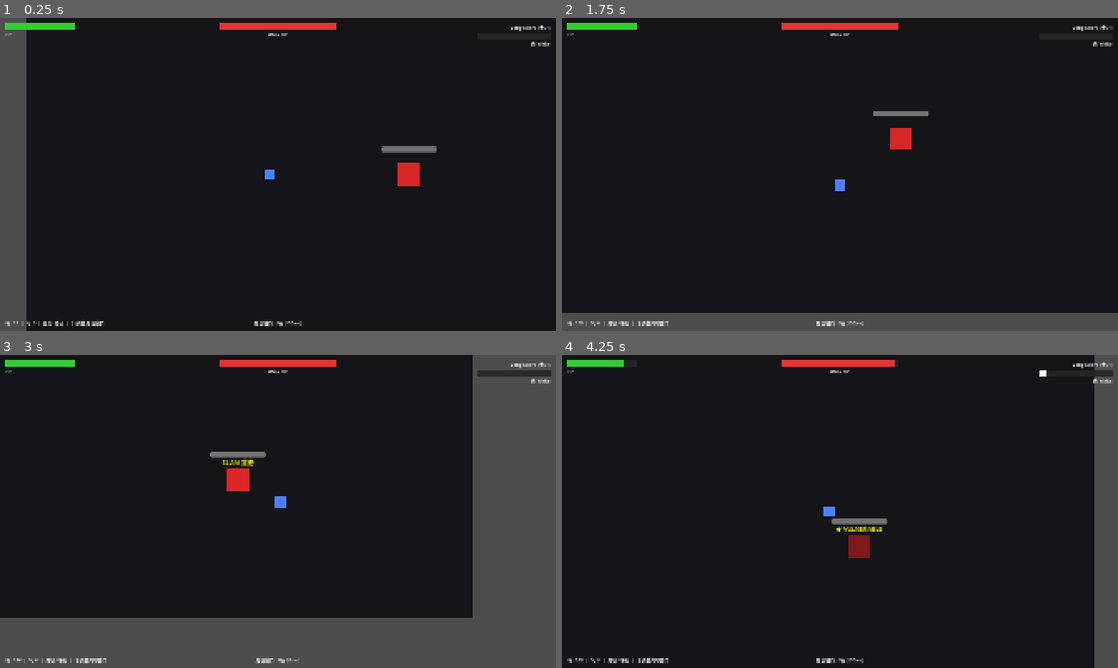
Above: before the commit, frames 1-4 (two rows, left to right).
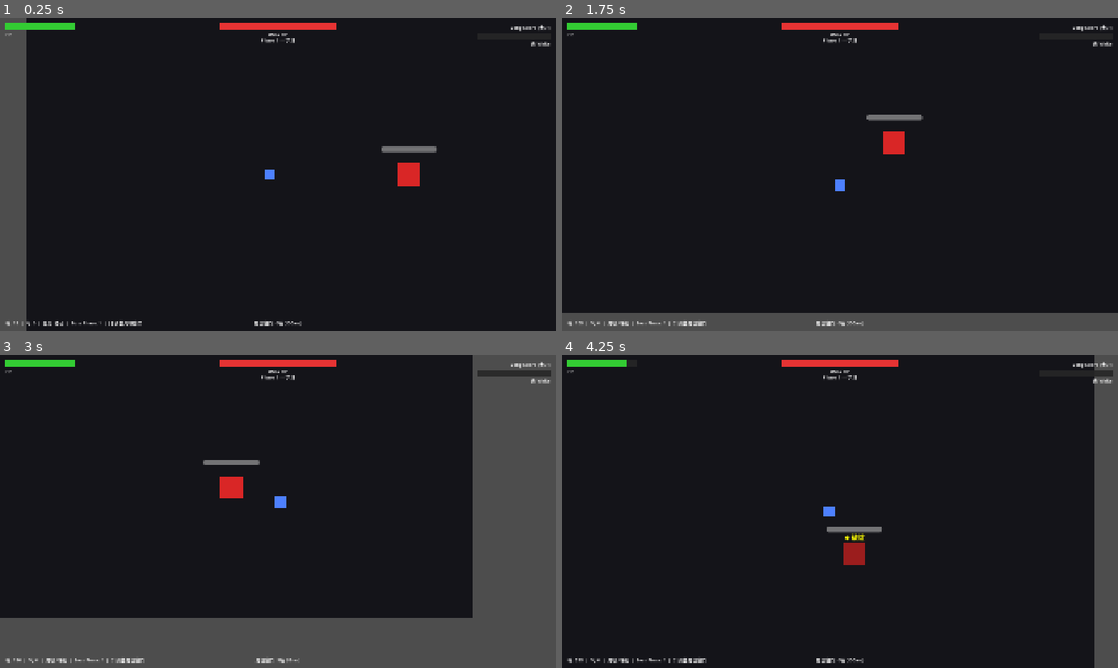
Above: after the commit, the same moments.

Repository: cyclonemagnum/claude_game_studios
Game: Godot game, scene res://main.tscn
Same seed, same stepped clock (60 frames per second), same inputs: the game is played once before the commit and once after it.
Inputs:
- Up to frame 1 (0.25 s): no input
- Up to frame 2 (1.75 s): hold D (move_right) 0.53-1.28 s; tap J (attack) at 0.6, 1.35 s; hold S (move_down) from 1.28 s (still down)
- Up to frame 3 (3 s): release S (move_down) at 2.03 s; hold D (move_right) 2.03-2.78 s; tap K (dodge) at 2.1 s; tap J (attack) at 2.3 s; hold W (move_up) from 2.78 s (still down); tap [ (parry_window_decrease) at 2.85 s
- Up to frame 4 (4.25 s): tap J (attack) at 3.05, 3.8 s; release W (move_up) at 3.53 s; hold A (move_left) from 3.53 s (still down); hold ] (parry_window_increase) from 3.53 s (still down)

The runs differ from the first frame. In frame 1, 0.2% of the frame differs, in the area x 12-53%, y 6-99%; in frame 2, 0.7%; in frame 3, 0.9%; in frame 4, 1.1%, in the area x 6-88%, y 1-99%.

Commit message:
feat: Boss 三阶段行为系统 + 5招式半随机 + 连招 + HUD阶段指示
Boss AI 重构：
- 三阶段(HP 100%→60%→30%): 学习→狂暴化→极限
- 5招式: SLAM重击/SWEEP横扫/CHARGE冲撞/LEAP跳砸/COMBO连斩
- 半随机选招: 不重复同招、Phase限制招式池、見切后倾向快招
- Phase 3 有40%概率打连招链
- LEAP跳砸有抛物线位移到玩家位置
- 差异化Recovery破绽窗口(0.6s~1.5s)
- 阶段转换1.5s闪烁动画

HUD更新：
- Boss血条下方阶段指示器(Phase 1/2/3 + 颜色)
- 阶段转换全屏闪烁
- 見切成功通知Boss(影响下次选招权重)

Co-Authored-By: Claude Opus 4.6 (1M context) <noreply@anthropic.com>

Diff:
--- a/prototypes/combat-feel/boss.gd
+++ b/prototypes/combat-feel/boss.gd
@@ -1,50 +1,120 @@
 # PROTOTYPE - NOT FOR PRODUCTION
 extends CharacterBody2D
 
-## Simple boss with 3 attack patterns and clear visual telegraphs.
-
+## Boss with 3 phases, 5 attacks, weighted-random selection, and combo chains.
+## Phase 1 (100%-60%): learning — slow, 2 attacks.
+## Phase 2 (60%-30%): pressure — faster, 4 attacks.
+## Phase 3 (<30%): frenzy — fastest, all attacks + combos.
+
+# --- Tuning constants ---
 const MAX_HP: int = 500
 const MOVE_SPEED: float = 120.0
 const ATTACK_RANGE: float = 140.0
-const IDLE_TIME_MIN: float = 1.0
-const IDLE_TIME_MAX: float = 2.0
-
+const IDLE_TIME_MIN: float = 0.8
+const IDLE_TIME_MAX: float = 1.6
+
+# Phase thresholds (fraction of MAX_HP)
+const PHASE2_THRESHOLD: float = 0.6
+const PHASE3_THRESHOLD: float = 0.3
+const PHASE_TRANSITION_DURATION: float = 1.5
+
+# Combo probability in Phase 3
+const COMBO_CHAIN_CHANCE: float = 0.4
+
+# Colors
 const COLOR_IDLE: Color = Color(0.85, 0.15, 0.15)
 const COLOR_TELEGRAPH: Color = Color(1.0, 0.6, 0.0)
 const COLOR_ATTACKING: Color = Color(1.0, 0.0, 0.0)
 const COLOR_RECOVERY: Color = Color(0.5, 0.1, 0.1)
-
-# Signals
+const COLOR_PHASE_TRANSITION: Color = Color(1.0, 1.0, 1.0)
+
+const PHASE_COLORS: Array[Color] = [
+	Color(0.85, 0.15, 0.15),   # Phase 1 — red
+	Color(0.9, 0.4, 0.05),     # Phase 2 — orange
+	Color(0.7, 0.0, 0.3),      # Phase 3 — crimson-purple
+]
+
+# --- Attack definitions ---
+enum AttackType { SLAM, SWEEP, CHARGE, LEAP, COMBO }
+
+const ATTACK_NAMES: Array[String] = [
+	"SLAM 重击", "SWEEP 横扫", "CHARGE 冲撞", "LEAP 跳砸", "COMBO 连斩",
+]
+
+# Per-phase telegraph speed multiplier (1.0 = base speed)
+const PHASE_SPEED: Array[float] = [1.0, 0.7, 0.45]
+
+# Base telegraph times (scaled by PHASE_SPEED)
+const BASE_TELEGRAPH: Array[float] = [1.0, 0.8, 0.5, 0.9, 0.35]
+
+# Recovery times per attack — the breakwindow
+const RECOVERY_TIMES: Array[float] = [1.2, 0.6, 1.0, 0.8, 1.5]
+
+# Damage per attack
+const ATTACK_DAMAGES: Array[int] = [25, 15, 30, 35, 12]
+const COMBO_SECOND_HIT_DAMAGE: int = 18
+
+# Attack ranges
+const ATTACK_RANGES: Array[float] = [120.0, 180.0, 250.0, 150.0, 130.0]
+
+# Active hitbox windows
+const ACTIVE_WINDOWS: Array[float] = [0.15, 0.2, 0.25, 0.15, 0.12]
+
+# LEAP specifics
+const LEAP_JUMP_DURATION: float = 0.5
+const LEAP_HEIGHT_OFFSET: float = -80.0   # visual only, move Y offset
+
+# CHARGE specifics
+const CHARGE_SPEED: float = 450.0
+
+# Attack weights per phase — [SLAM, SWEEP, CHARGE, LEAP, COMBO]
+# Zero means unavailable in that phase
+const PHASE_WEIGHTS: Array[Array] = [
+	[3, 2, 0, 0, 0],   # Phase 1: SLAM + SWEEP only
+	[2, 2, 2, 2, 0],   # Phase 2: + CHARGE + LEAP
+	[1, 1, 2, 2, 3],   # Phase 3: all + COMBO favored
+]
+
+# Weight boost for fast attacks after being parried
+const PARRIED_FAST_BOOST: int = 3
+
+# --- Signals ---
 signal health_changed(current: int, maximum: int)
 signal defeated()
 signal attack_telegraphed(attack_name: String)
 signal attack_landed(damage: int, position: Vector2)
-
-# State machine
-enum BossState { IDLE, MOVING, TELEGRAPH, ATTACKING, RECOVERY, DEAD }
+signal phase_changed(new_phase: int)
+
+# --- State machine ---
+enum BossState { IDLE, MOVING, TELEGRAPH, ATTACKING, RECOVERY, PHASE_TRANSITION, LEAP_AIRBORNE, COMBO_GAP, DEAD }
 var _state: BossState = BossState.IDLE
 var _state_timer: float = 0.0
 
-enum AttackType { SLAM, SWEEP, CHARGE }
 var _current_attack: AttackType = AttackType.SLAM
-var _attack_cycle: int = 0
-
-const ATTACK_NAMES: Array[String] = ["SLAM 重击", "SWEEP 横扫", "CHARGE 冲撞"]
-const TELEGRAPH_TIMES: Array[float] = [1.0, 0.7, 0.5]
-const RECOVERY_TIMES: Array[float] = [1.0, 0.8, 0.5]
-const ATTACK_DAMAGES: Array[int] = [20, 15, 25]
-const ATTACK_RANGES: Array[float] = [120.0, 160.0, 200.0]
-const ACTIVE_WINDOWS: Array[float] = [0.15, 0.2, 0.25]
-
+var _last_attack: AttackType = AttackType.SLAM
 var _hp: int = MAX_HP
-var _player: Node = null
+var _phase: int = 0   # 0, 1, 2 (maps to Phase 1, 2, 3)
+
+var _attack_hit_this_swing: bool = false
+var _charge_velocity: Vector2 = Vector2.ZERO
+var _was_parried: bool = false   # set by player via signal, reset after next attack pick
+
+# LEAP state
+var _leap_origin: Vector2 = Vector2.ZERO
+var _leap_target: Vector2 = Vector2.ZERO
+var _leap_elapsed: float = 0.0
+var _leap_base_y_offset: float = 0.0
+
+# COMBO state
+var _combo_hit_index: int = 0   # 0 = first hit, 1 = second hit
+
+# Phase transition
+var _transition_flash_timer: float = 0.0
+
+# References
+var _player_ref: CharacterBody2D = null
 var _body_rect: ColorRect = null
 var _label: Label = null
-var _attack_hit_this_swing: bool = false
-var _charge_velocity: Vector2 = Vector2.ZERO
-
-# Reference to player's long_sword for iai window notification
-var _player_ref: CharacterBody2D = null
 
 
 func _ready() -> void:
@@ -58,6 +128,11 @@
 	_player_ref = p
 
 
+func notify_parried() -> void:
+	_was_parried = true
+
+
+# --- Main loop ---
 func _physics_process(delta: float) -> void:
 	if _state == BossState.DEAD:
 		return
@@ -75,11 +150,21 @@
 			_tick_attacking(delta)
 		BossState.RECOVERY:
 			_tick_recovery(delta)
-
-	move_and_slide()
-
-
-func _tick_idle(delta: float) -> void:
+		BossState.PHASE_TRANSITION:
+			_tick_phase_transition(delta)
+		BossState.LEAP_AIRBORNE:
+			_tick_leap_airborne(delta)
+		BossState.COMBO_GAP:
+			_tick_combo_gap(delta)
+
+	# Only apply physics movement for non-leap states
+	if _state != BossState.LEAP_AIRBORNE:
+		move_and_slide()
+
+
+# --- State ticks ---
+
+func _tick_idle(_delta: float) -> void:
 	velocity = Vector2.ZERO
 	if _state_timer <= 0.0:
 		_enter_move()
@@ -92,18 +177,17 @@
 	var to_player := _player_ref.global_position - global_position
 	var dist := to_player.length()
 	if dist > ATTACK_RANGE:
-		velocity = to_player.normalized() * MOVE_SPEED
+		velocity = to_player.normalized() * MOVE_SPEED * (1.0 + _phase * 0.15)
 	else:
 		velocity = Vector2.ZERO
 		_enter_telegraph()
 
 
-func _tick_telegraph(delta: float) -> void:
-	velocity = Vector2.ZERO
-	# Pulse color during telegraph
+func _tick_telegraph(_delta: float) -> void:
+	velocity = Vector2.ZERO
 	var pulse := sin(_state_timer * TAU * 3.0) * 0.5 + 0.5
 	if _body_rect:
-		_body_rect.color = COLOR_IDLE.lerp(COLOR_TELEGRAPH, 1.0 - pulse)
+		_body_rect.color = PHASE_COLORS[_phase].lerp(COLOR_TELEGRAPH, 1.0 - pulse)
 
 	if _state_timer <= 0.0:
 		_enter_attack()
@@ -119,21 +203,95 @@
 		_check_attack_hit()
 
 	if _state_timer <= 0.0:
+		# COMBO: after first hit, go to gap then second hit
+		if _current_attack == AttackType.COMBO and _combo_hit_index == 0:
+			_enter_combo_gap()
+			return
 		_enter_recovery()
 
 
 func _tick_recovery(delta: float) -> void:
 	velocity = Vector2.ZERO
+	# Visual: lerp from dark recovery color back to phase idle color
+	if _body_rect and RECOVERY_TIMES[_current_attack] > 0.0:
+		var total: float = RECOVERY_TIMES[_current_attack]
+		var remaining: float = max(_state_timer, 0.0)
+		var t: float = 1.0 - (remaining / total)
+		_body_rect.color = COLOR_RECOVERY.lerp(PHASE_COLORS[_phase], t)
+
 	if _state_timer <= 0.0:
-		_attack_cycle += 1
+		# Phase 3 combo chain chance — immediately attack again
+		if _phase == 2 and randf() < COMBO_CHAIN_CHANCE and _current_attack != AttackType.COMBO:
+			_enter_telegraph()
+			return
 		_enter_idle()
 
+
+func _tick_phase_transition(delta: float) -> void:
+	velocity = Vector2.ZERO
+	_transition_flash_timer += delta
+	# Flash between white and phase color
+	if _body_rect:
+		var flash := sin(_transition_flash_timer * TAU * 4.0) * 0.5 + 0.5
+		_body_rect.color = PHASE_COLORS[_phase].lerp(COLOR_PHASE_TRANSITION, flash)
+
+	if _state_timer <= 0.0:
+		if _body_rect:
+			_body_rect.color = PHASE_COLORS[_phase]
+		if _label:
+			_label.text = ""
+		_enter_idle()
+
+
+func _tick_leap_airborne(delta: float) -> void:
+	_leap_elapsed += delta
+	var t: float = _leap_elapsed / LEAP_JUMP_DURATION
+
+	if t >= 1.0:
+		# Land
+		global_position = _leap_target
+		if _body_rect:
+			_body_rect.position.y = 0.0
+		# Enter attacking state for the landing hit
+		_state = BossState.ATTACKING
+		_state_timer = ACTIVE_WINDOWS[AttackType.LEAP]
+		_attack_hit_this_swing = false
+		if _body_rect:
+			_body_rect.color = COLOR_ATTACKING
+		return
+
+	# Parabolic arc: horizontal lerp + vertical arc
+	global_position = _leap_origin.lerp(_leap_target, t)
+	# Visual vertical offset (parabola: -4h*t*(t-1))
+	var height: float = LEAP_HEIGHT_OFFSET * (-4.0 * t * (t - 1.0))
+	if _body_rect:
+		_body_rect.position.y = height
+
+
+func _tick_combo_gap(_delta: float) -> void:
+	velocity = Vector2.ZERO
+	if _state_timer <= 0.0:
+		# Second hit
+		_combo_hit_index = 1
+		_state = BossState.ATTACKING
+		_state_timer = ACTIVE_WINDOWS[AttackType.COMBO]
+		_attack_hit_this_swing = false
+		if _body_rect:
+			_body_rect.color = COLOR_ATTACKING
+		if _label:
+			_label.text = "COMBO 连斩 [2]"
+
+
+# --- State transitions ---
 
 func _enter_idle() -> void:
 	_state = BossState.IDLE
-	_state_timer = randf_range(IDLE_TIME_MIN, IDLE_TIME_MAX)
-	if _body_rect:
-		_body_rect.color = COLOR_IDLE
+	# Phase 3 has shorter idle
+	var idle_min: float = IDLE_TIME_MIN * (1.0 - _phase * 0.2)
+	var idle_max: float = IDLE_TIME_MAX * (1.0 - _phase * 0.2)
+	_state_timer = randf_range(idle_min, idle_max)
+	if _body_rect:
+		_body_rect.color = PHASE_COLORS[_phase]
 	if _label:
 		_label.text = ""
 
@@ -145,14 +303,19 @@
 func _enter_telegraph() -> void:
 	_state = BossState.TELEGRAPH
 	_current_attack = _pick_next_attack()
-	_state_timer = TELEGRAPH_TIMES[_current_attack]
+	_last_attack = _current_attack
+	var base_time: float = BASE_TELEGRAPH[_current_attack]
+	_state_timer = base_time * PHASE_SPEED[_phase]
 	_attack_hit_this_swing = false
+	_combo_hit_index = 0
 
 	var aname := ATTACK_NAMES[_current_attack]
 	if _label:
-		_label.text = aname
+		if _current_attack == AttackType.COMBO:
+			_label.text = aname + " [1]"
+		else:
+			_label.text = aname
 	attack_telegraphed.emit(aname)
-	print("BOSS TELEGRAPH: %s (%.1fs)" % [aname, _state_timer])
 
 
 func _enter_attack() -> void:
@@ -161,8 +324,29 @@
 	if _body_rect:
 		_body_rect.color = COLOR_ATTACKING
 
-	if _current_attack == AttackType.CHARGE and _player_ref:
-		_charge_velocity = (_player_ref.global_position - global_position).normalized() * 400.0
+	match _current_attack:
+		AttackType.CHARGE:
+			if _player_ref:
+				_charge_velocity = (
+					(_player_ref.global_position - global_position).normalized() * CHARGE_SPEED
+				)
+		AttackType.LEAP:
+			_enter_leap()
+			return   # leap handles its own state
+
+
+func _enter_leap() -> void:
+	if _player_ref == null:
+		_enter_recovery()
+		return
+	_state = BossState.LEAP_AIRBORNE
+	_leap_origin = global_position
+	_leap_target = _player_ref.global_position
+	_leap_elapsed = 0.0
+	if _body_rect:
+		_body_rect.color = COLOR_ATTACKING
+	if _label:
+		_label.text = "LEAP 跳砸 !"
 
 
 func _enter_recovery() -> void:
@@ -171,28 +355,89 @@
 	if _body_rect:
 		_body_rect.color = COLOR_RECOVERY
 	if _label:
-		_label.text = "◆ VULNERABLE"
-
+		_label.text = "◆ 破绽"
+
+
+func _enter_combo_gap() -> void:
+	_state = BossState.COMBO_GAP
+	_state_timer = 0.15   # brief gap between combo hits
+	if _label:
+		_label.text = "COMBO 连斩 ..."
+
+
+func _enter_phase_transition(new_phase: int) -> void:
+	_phase = new_phase
+	_state = BossState.PHASE_TRANSITION
+	_state_timer = PHASE_TRANSITION_DURATION
+	_transition_flash_timer = 0.0
+	velocity = Vector2.ZERO
+
+	var phase_names: Array[String] = ["Phase 1 — 学习", "Phase 2 — 狂暴化", "Phase 3 — 极限"]
+	if _label:
+		_label.text = phase_names[_phase]
+	phase_changed.emit(_phase)
+	print("BOSS PHASE TRANSITION → %s" % phase_names[_phase])
+
+
+# --- Attack selection ---
 
 func _pick_next_attack() -> AttackType:
-	# Cycle through in order with some randomness
-	var options: Array[AttackType] = [AttackType.SLAM, AttackType.SWEEP, AttackType.CHARGE]
-	return options[_attack_cycle % 3]
-
+	var weights: Array = PHASE_WEIGHTS[_phase].duplicate()
+
+	# Don't repeat the same attack
+	weights[_last_attack] = 0
+
+	# After being parried, boost fast attacks
+	if _was_parried:
+		if weights[AttackType.CHARGE] > 0:
+			weights[AttackType.CHARGE] += PARRIED_FAST_BOOST
+		if weights[AttackType.COMBO] > 0:
+			weights[AttackType.COMBO] += PARRIED_FAST_BOOST
+		_was_parried = false
+
+	# Weighted random selection
+	var total: int = 0
+	for w: int in weights:
+		total += w
+
+	if total == 0:
+		# Fallback: reset weights but still exclude last attack
+		var fallback_weights: Array = PHASE_WEIGHTS[_phase].duplicate()
+		fallback_weights[_last_attack] = 0
+		for w: int in fallback_weights:
+			total += w
+		weights = fallback_weights
+
+	if total == 0:
+		return AttackType.SLAM   # absolute fallback
+
+	var roll: int = randi_range(0, total - 1)
+	var cumulative: int = 0
+	for i: int in range(weights.size()):
+		cumulative += weights[i] as int
+		if roll < cumulative:
+			return i as AttackType
+	return AttackType.SLAM
+
+
+# --- Hit detection ---
 
 func _check_attack_hit() -> void:
 	if _player_ref == null:
 		return
 	var dist := (_player_ref.global_position - global_position).length()
-	var range := ATTACK_RANGES[_current_attack]
-	if dist <= range:
+	var attack_range: float = ATTACK_RANGES[_current_attack]
+	if dist <= attack_range:
 		_attack_hit_this_swing = true
-		var dmg := ATTACK_DAMAGES[_current_attack]
-		# Let player decide if parried
+		var dmg: int = ATTACK_DAMAGES[_current_attack]
+		# Combo second hit uses different damage
+		if _current_attack == AttackType.COMBO and _combo_hit_index == 1:
+			dmg = COMBO_SECOND_HIT_DAMAGE
 		_player_ref.take_damage(dmg, global_position)
 		attack_landed.emit(dmg, _player_ref.global_position)
-		print("BOSS HIT PLAYER: %s, %d damage" % [ATTACK_NAMES[_current_attack], dmg])
-
+
+
+# --- Damage & phase check ---
 
 func take_damage(amount: int, source_position: Vector2) -> void:
 	if _state == BossState.DEAD:
@@ -206,8 +451,24 @@
 		tween.tween_property(_body_rect, "color", Color.WHITE, 0.04)
 		tween.tween_property(_body_rect, "color", _get_state_color(), 0.1)
 
+	# Check phase transitions
+	_check_phase_transition()
+
 	if _hp <= 0:
 		_die()
+
+
+func _check_phase_transition() -> void:
+	var hp_ratio: float = float(_hp) / float(MAX_HP)
+	var target_phase: int = 0
+	if hp_ratio <= PHASE3_THRESHOLD:
+		target_phase = 2
+	elif hp_ratio <= PHASE2_THRESHOLD:
+		target_phase = 1
+
+	if target_phase > _phase:
+		# Interrupt current action for phase transition
+		_enter_phase_transition(target_phase)
 
 
 func _get_state_color() -> Color:
@@ -215,7 +476,8 @@
 		BossState.TELEGRAPH: return COLOR_TELEGRAPH
 		BossState.ATTACKING: return COLOR_ATTACKING
 		BossState.RECOVERY: return COLOR_RECOVERY
-		_: return COLOR_IDLE
+		BossState.PHASE_TRANSITION: return PHASE_COLORS[_phase]
+		_: return PHASE_COLORS[_phase]
 
 
 func _die() -> void:
@@ -223,23 +485,33 @@
 	velocity = Vector2.ZERO
 	if _body_rect:
 		_body_rect.color = Color(0.3, 0.3, 0.3)
-	if _label:
-		_label.text = "DEFEATED"
+		_body_rect.position.y = 0.0   # reset leap offset
+	if _label:
+		_label.text = "DEFEATED 讨伐完成"
 	defeated.emit()
 	print("BOSS DEFEATED!")
 
 
+# --- Queries ---
+
 func is_in_recovery() -> bool:
 	return _state == BossState.RECOVERY
 
 
+func get_phase() -> int:
+	return _phase
+
+
 func reset() -> void:
 	_hp = MAX_HP
+	_phase = 0
 	_state = BossState.IDLE
 	_state_timer = randf_range(IDLE_TIME_MIN, IDLE_TIME_MAX)
-	_attack_cycle = 0
-	if _body_rect:
-		_body_rect.color = COLOR_IDLE
+	_was_parried = false
+	_last_attack = AttackType.SLAM
+	if _body_rect:
+		_body_rect.color = PHASE_COLORS[0]
+		_body_rect.position.y = 0.0
 	if _label:
 		_label.text = ""
 	health_changed.emit(_hp, MAX_HP)
--- a/prototypes/combat-feel/hud.gd
+++ b/prototypes/combat-feel/hud.gd
@@ -1,7 +1,7 @@
 # PROTOTYPE - NOT FOR PRODUCTION
 extends CanvasLayer
 
-## Minimal HUD: HP bars, weapon indicator, spirit gauge, charge pips, iai window display.
+## Minimal HUD: HP bars, weapon indicator, spirit gauge, charge pips, iai window, boss phase.
 
 signal parry_window_changed(new_frames: int)
 
@@ -11,6 +11,17 @@
 	Color(1.0, 0.3, 0.2)
 ]
 const SPIRIT_LEVEL_NAMES: Array[String] = ["白 White", "黄 Yellow", "赤 Red"]
+
+const PHASE_DISPLAY: Array[String] = [
+	"Phase 1 — 学习",
+	"Phase 2 — 狂暴化",
+	"Phase 3 — 极限",
+]
+const PHASE_COLORS: Array[Color] = [
+	Color(0.85, 0.15, 0.15),
+	Color(0.9, 0.4, 0.05),
+	Color(0.7, 0.0, 0.3),
+]
 
 var _player_hp_bar: ProgressBar = null
 var _boss_hp_bar: ProgressBar = null
@@ -23,6 +34,8 @@
 var _iai_window_label: Label = null
 var _debug_label: Label = null
 var _iai_flash_rect: ColorRect = null
+var _boss_phase_label: Label = null
+var _phase_flash_rect: ColorRect = null
 
 var _current_parry_frames: int = 6
 
@@ -43,6 +56,8 @@
 	_iai_window_label = $IaiWindowLabel
 	_debug_label = $DebugLabel
 	_iai_flash_rect = $IaiFlash
+	_boss_phase_label = $BossPhaseLabel
+	_phase_flash_rect = $PhaseFlash
 
 	_update_iai_label()
 	_spirit_container.visible = true
@@ -75,7 +90,6 @@
 func set_weapon(name_str: String, mode: int) -> void:
 	if _weapon_label:
 		_weapon_label.text = name_str
-	# mode 0 = long sword, 1 = great sword
 	if _spirit_container:
 		_spirit_container.visible = (mode == 0)
 	if _charge_container:
@@ -90,7 +104,6 @@
 func set_spirit_level(level: int) -> void:
 	var color: Color = SPIRIT_COLORS[clampi(level, 0, 2)]
 	if _spirit_bar:
-		# Tint bar
 		var style := StyleBoxFlat.new()
 		style.bg_color = color
 		_spirit_bar.add_theme_stylebox_override("fill", style)
@@ -103,6 +116,24 @@
 	for i in range(3):
 		if _charge_pips[i]:
 			_charge_pips[i].color = Color.WHITE if i < level else Color(0.3, 0.3, 0.3)
+
+
+func set_boss_phase(phase: int) -> void:
+	var idx: int = clampi(phase, 0, 2)
+	if _boss_phase_label:
+		_boss_phase_label.text = PHASE_DISPLAY[idx]
+		_boss_phase_label.add_theme_color_override("font_color", PHASE_COLORS[idx])
+	# Flash screen on phase change
+	flash_phase_transition(PHASE_COLORS[idx])
+
+
+func flash_phase_transition(color: Color) -> void:
+	if _phase_flash_rect:
+		_phase_flash_rect.visible = true
+		_phase_flash_rect.color = Color(color.r, color.g, color.b, 0.5)
+		var tween := create_tween()
+		tween.tween_property(_phase_flash_rect, "color:a", 0.0, 0.8)
+		tween.tween_callback(func(): _phase_flash_rect.visible = false)
 
 
 func flash_iai_success() -> void:
--- a/prototypes/combat-feel/hud.tscn
+++ b/prototypes/combat-feel/hud.tscn
@@ -54,6 +54,23 @@
 offset_bottom = 62.0
 horizontal_alignment = 1
 text = "BOSS HP"
+
+[node name="BossPhaseLabel" type="Label" parent="."]
+offset_left = 760.0
+offset_top = 64.0
+offset_right = 1160.0
+offset_bottom = 86.0
+horizontal_alignment = 1
+text = "Phase 1 — 学习"
+
+[node name="PhaseFlash" type="ColorRect" parent="."]
+offset_left = 0.0
+offset_top = 0.0
+offset_right = 1920.0
+offset_bottom = 1080.0
+color = Color(1.0, 0.5, 0.0, 0.0)
+mouse_filter = 2
+visible = false
 
 [node name="WeaponLabel" type="Label" parent="."]
 offset_left = 1700.0
--- a/prototypes/combat-feel/main.gd
+++ b/prototypes/combat-feel/main.gd
@@ -48,6 +48,7 @@
 
 	_boss.health_changed.connect(_on_boss_health_changed)
 	_boss.defeated.connect(_on_boss_defeated)
+	_boss.phase_changed.connect(_on_boss_phase_changed)
 
 	var ls: Node = _player.get_long_sword()
 	ls.spirit_changed.connect(_hud.set_spirit)
@@ -71,10 +72,11 @@
 
 	# Update debug label
 	var ls: Node = _player.get_long_sword()
-	var debug := "帧: %d  |  气: %d  |  見切: %s  |  [ ] 调整見切窗口" % [
+	var debug := "帧: %d  |  气: %d  |  見切: %s  |  Boss Phase: %d  |  [ ] 调整見切窗口" % [
 		_frame_count,
 		ls.get_spirit(),
-		"激活中" if ls.is_iai_active() else "待机"
+		"激活中" if ls.is_iai_active() else "待机",
+		_boss.get_phase() + 1,
 	]
 	_hud.update_debug(debug)
 
@@ -102,6 +104,11 @@
 
 func _on_iai_success(frame_hit: int, window: int) -> void:
 	_hud.flash_iai_success()
+	_boss.notify_parried()
+
+
+func _on_boss_phase_changed(new_phase: int) -> void:
+	_hud.set_boss_phase(new_phase)
 
 
 func _on_parry_window_changed(new_frames: int) -> void:
